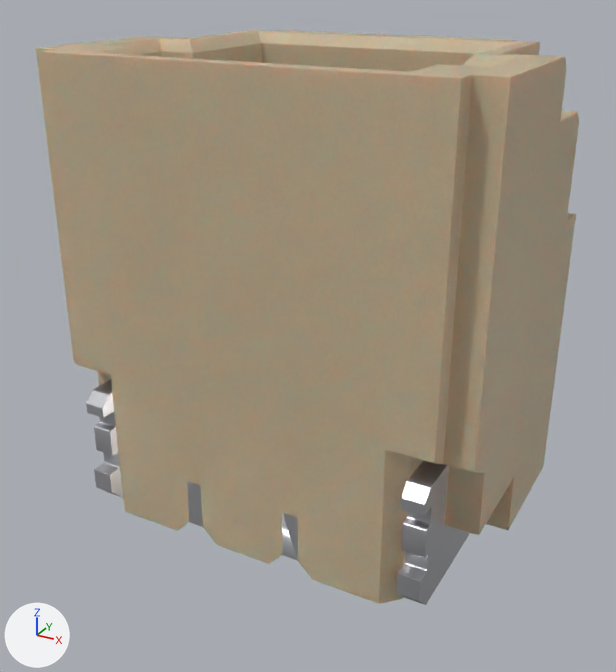
Two versions of the Blender file blender-models/conn-jst-sh-1x2-bm02b-srss-tb-lf-sn/Conn_JST_SH_1x2_BM02B-SRSS-TB-LF-SN.blend, one commit apart.
One viewpoint serves both versions: a 50 mm lens placed at (3.56, -6.06, 4.91), pointed at (0.06, 0.31, 1.72). Arrows for +X, +Y and +Z are at lower left; the lights stay in place. The older version comes first.

The first picture shows 'SHAPE_9_IndexedFaceSet'.
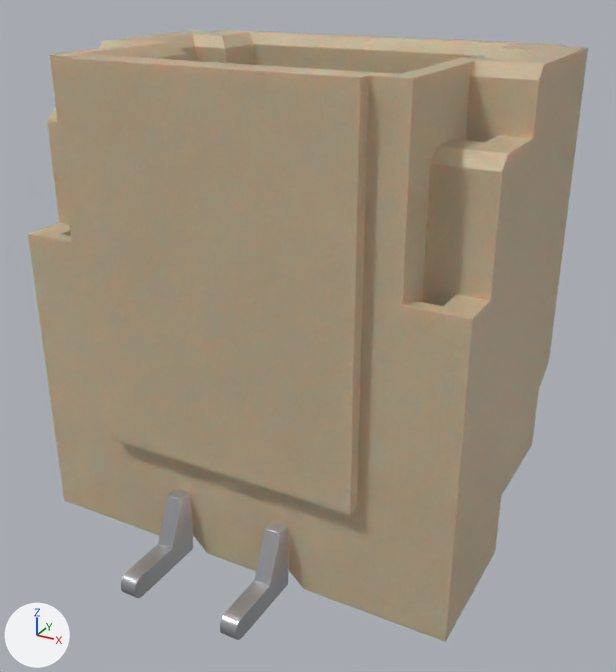
Patch to the scene script:
```diff
--- a/blender-models/conn-jst-sh-1x2-bm02b-srss-tb-lf-sn/Conn_JST_SH_1x2_BM02B-SRSS-TB-LF-SN.blend.py
+++ b/blender-models/conn-jst-sh-1x2-bm02b-srss-tb-lf-sn/Conn_JST_SH_1x2_BM02B-SRSS-TB-LF-SN.blend.py
@@ me_shape_9_indexedfaceset @@
 # used by ob_shape_9_indexedfaceset; location = (0.0, 0.0, 0.0); rotation_euler = (1.571, 0.0, -3.142), in degrees (90, 0, -180); scale = (2.54, 2.54, 2.54)
-me_shape_9_indexedfaceset.from_pydata(...)  # 442 vertices, 888 faces; spans x -0.79..0.78, y 0.0..1.67, z -0.33..1.09
+me_shape_9_indexedfaceset.from_pydata(...)  # 426 vertices, 864 faces; spans x -0.79..0.79, y -0.71..0.71, z 0.0..1.67
+# me_shape_9_indexedfaceset part 1: the loose piece of 418 vertices spanning x -0.79..0.78, y 0.0..1.67, z -0.33..1.09 is turned 90 degrees about the x axis through its middle, then moved by (0.0, -0.84, 0.46)
+# me_shape_9_indexedfaceset part 2: the surface is now shaded flat
+# other edits to the shape of me_shape_9_indexedfaceset do not show in these pictures
 me_shape_9_indexedfaceset.materials.append(mat_metal_pins)
@@ ob_shape_9_indexedfaceset @@
 ob_shape_9_indexedfaceset.location = (0.0, 0.0, 0.0)
-ob_shape_9_indexedfaceset.rotation_euler = (1.571, 0.0, -3.142)  # degrees (90, 0, -180)
 ob_shape_9_indexedfaceset.scale = (2.54, 2.54, 2.54)
```

Where the change shows, as pixel boxes (x1, y1, x2, y2) in the pictures (616 x 672 px; the box of a moved part takes in the faces that stretch with it):
'SHAPE_9_IndexedFaceSet', reshaped, turned: before (36, 30, 579, 605); after (28, 30, 588, 642)
part 1 of me_shape_9_indexedfaceset, moved or reshaped: before (36, 30, 579, 605); after (28, 30, 588, 642)
